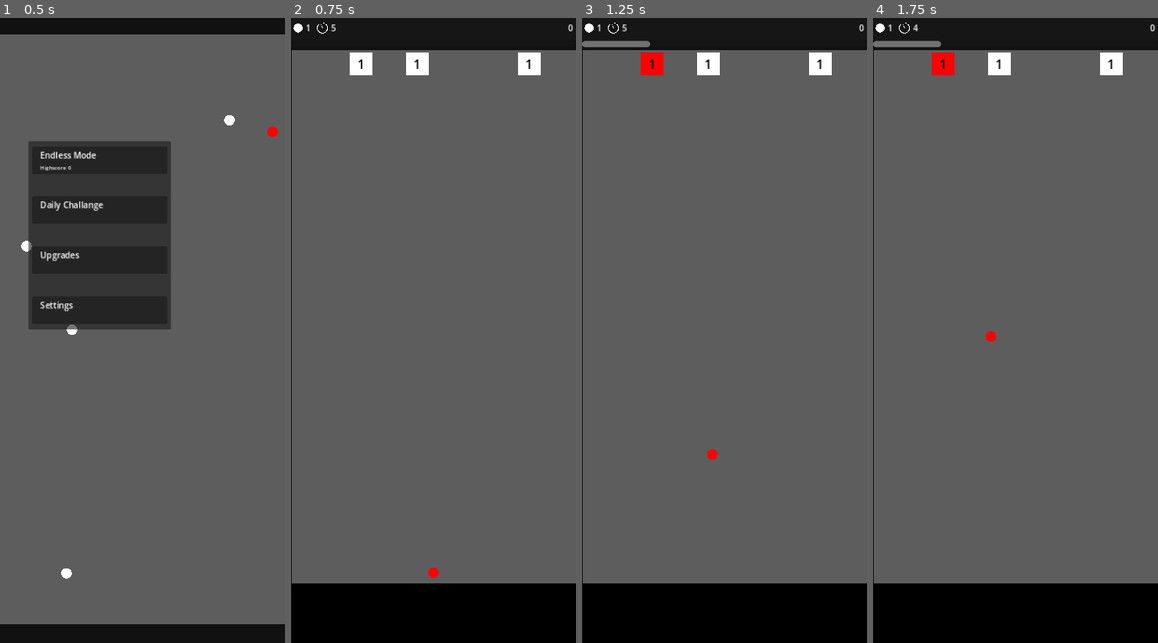
Above: before the commit, frames 1-4 (left to right).
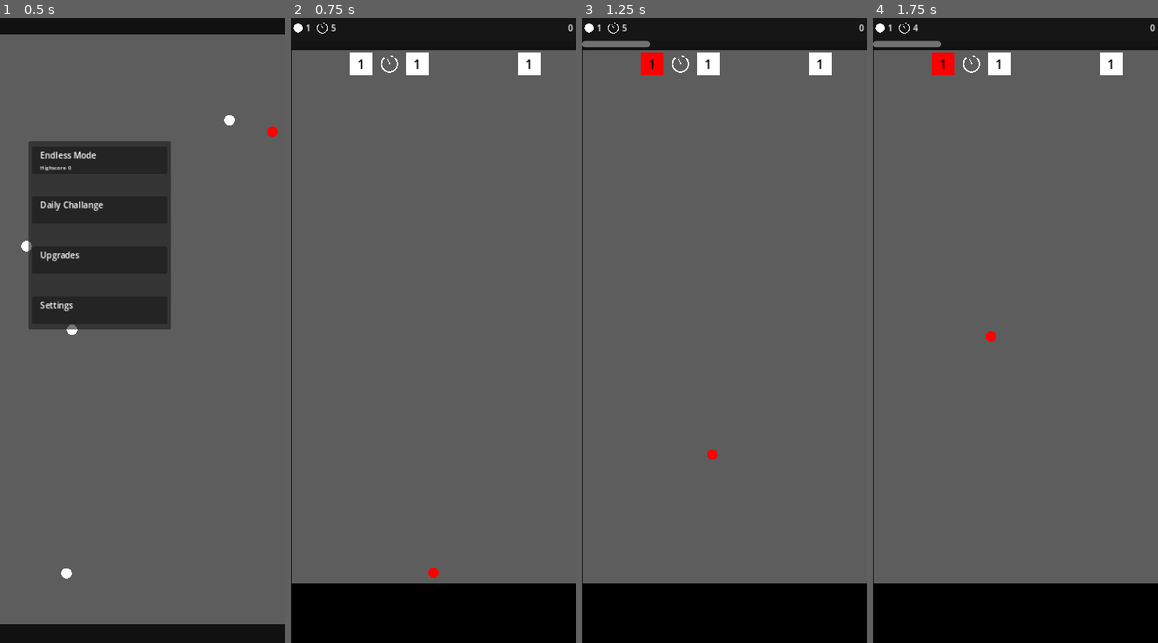
Above: after the commit, the same moments.

Repository: KKleinbeck/Ball-Defender
Game: Godot game, scene res://scenes/main_menu.tscn
The game is run twice, just before and just after one commit, with the same random seed, the same clock (stepped at 60 frames per second) and the same inputs.
Inputs (mouse positions are in pixels of both pictures, inside the frame that each line leads up to):
- Up to frame 1 (0.5 s): no input
- Up to frame 2 (0.75 s): move the mouse to (390, 161) at 0.52 s; click (390, 161) at 0.67 s
- Up to frame 3 (1.25 s): no input
- Up to frame 4 (1.75 s): move the mouse to (958, 361) at 1.27 s; click (958, 361) at 1.42 s

Frame 1 is identical in both runs. In frame 2, less than 0.1% of the frame differs, in the area x 31-38%, y 6-9%; in frame 3, less than 0.1%; in frame 4, less than 0.1%.

Commit message:
Added the upgrade mechanism

Diff:
--- a/scenes/PlayingField/box_field.gd
+++ b/scenes/PlayingField/box_field.gd
@@ -21,7 +21,7 @@
 var upgradeMargin: int = 10
 var boxesPerRow: int = 10
 var nRows: int = 0
-var pTimeUp: float = 0.1
+var pTimeUp: float = 0.9
 
 
 func _process(_delta: float) -> void:
--- a/scenes/endless_mode.gd
+++ b/scenes/endless_mode.gd
@@ -35,9 +35,8 @@
 	%PlayingField.canvasClicked.connect(_on_click_on_playingfield)
 
 	%BoxField.readyAndRendered.connect(_box_field_ready)
-	#%BoxField.collision.connect(_on_boxes_collision)
 	%BoxField.boxDestruction.connect(_on_box_destruction)
-	#%BoxField.collectUpgrade.connect(_on_collect_upgrade)
+	%BoxField.collectUpgrade.connect(_on_collect_upgrade)
 	%BoxField.gameover.connect(_on_gameover)
 
 	$ScoreBar.setBallNumber(nBalls)
@@ -126,6 +125,16 @@
 	CollisionList.removeBoxFromCollisionList(boxName)
 
 
+func _on_collect_upgrade(details: String, type: GlobalDefinitions.Upgrade) -> void:
+	match type:
+		GlobalDefinitions.Upgrade.TimeUp:
+			deathTime += 1
+			deathTimeRemaining += 1
+
+	var boxName = details.split("-")[0]
+	CollisionList.removeBoxFromCollisionList(boxName)
+
+
 func _on_gameover() -> void:
 	GlobalDefinitions.state = GlobalDefinitions.State.GAMEOVER
 	stopRunning()
